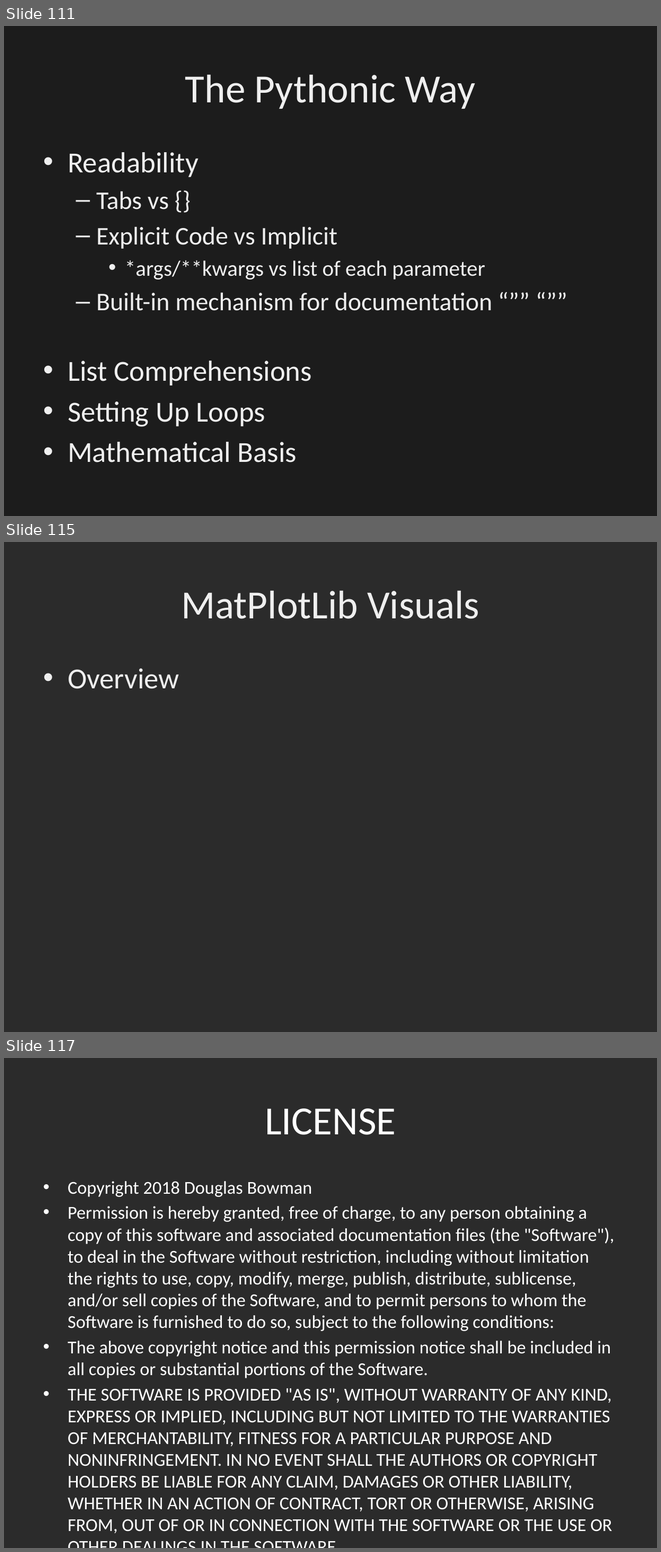
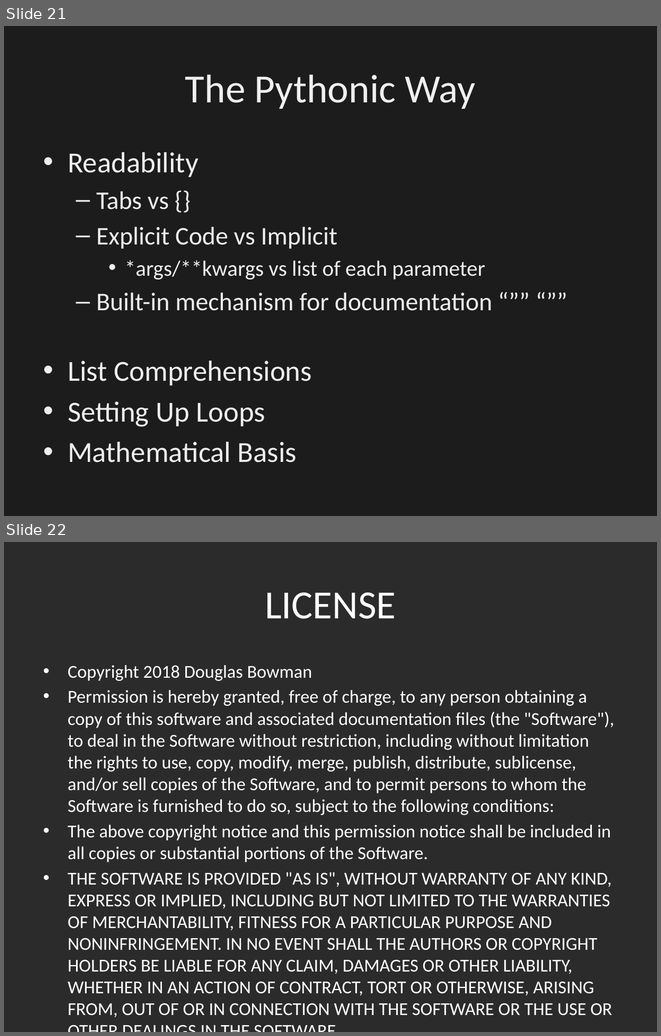
Before and after one commit to dbowmans46/PracticalProgramming, a slide deck: Session 7 - Python/Instructional Material/Session 7 - Python.pptx. Shown one above the other, each under a label of ours: slides 111, 115 and 117 before the commit, slides 21 and 22 after it; the slides between them are not shown. The pictures are 661x1552 and 661x1036 pixels, drawn with LibreOffice and Linux fonts; fonts in the diff are those of the drawing; background and template pictures are left out; a plain dark background stands for a picture behind light text. Boxes give left, top, right and bottom in pixels: in the first picture for what was removed or moved away, otherwise in the second. Text is boxed around its words. In the diff, an @@ line names an element or a change of style, - is before the commit and + after.

```diff
--- a/Session 7 - Python/Instructional Material/Session 7 - Python.pptx
+++ b/Session 7 - Python/Instructional Material/Session 7 - Python.pptx
@@ slide 115 removed at [4, 542, 657, 1032], background picture (left out) @@
@@ title removed at [181, 590, 479, 619] @@
-MatPlotLib Visuals
@@ text removed at [68, 668, 179, 689] @@
-• Overview
@@ what was slide 111 is now slide 21 @@
@@ what was slide 117 is now slide 22 @@
```
Also in this commit, not shown: 94 other slides removed, 9 other files.
